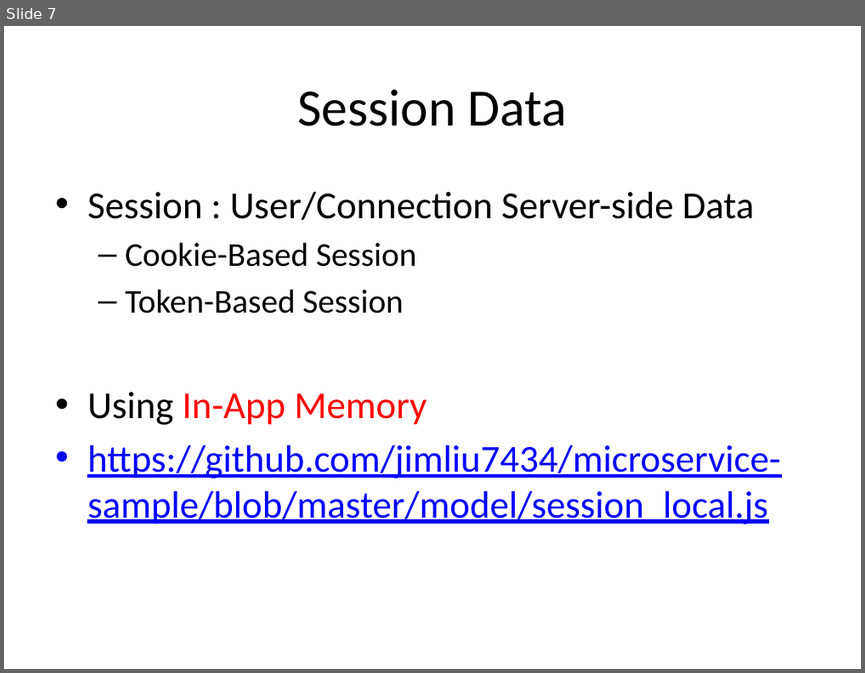
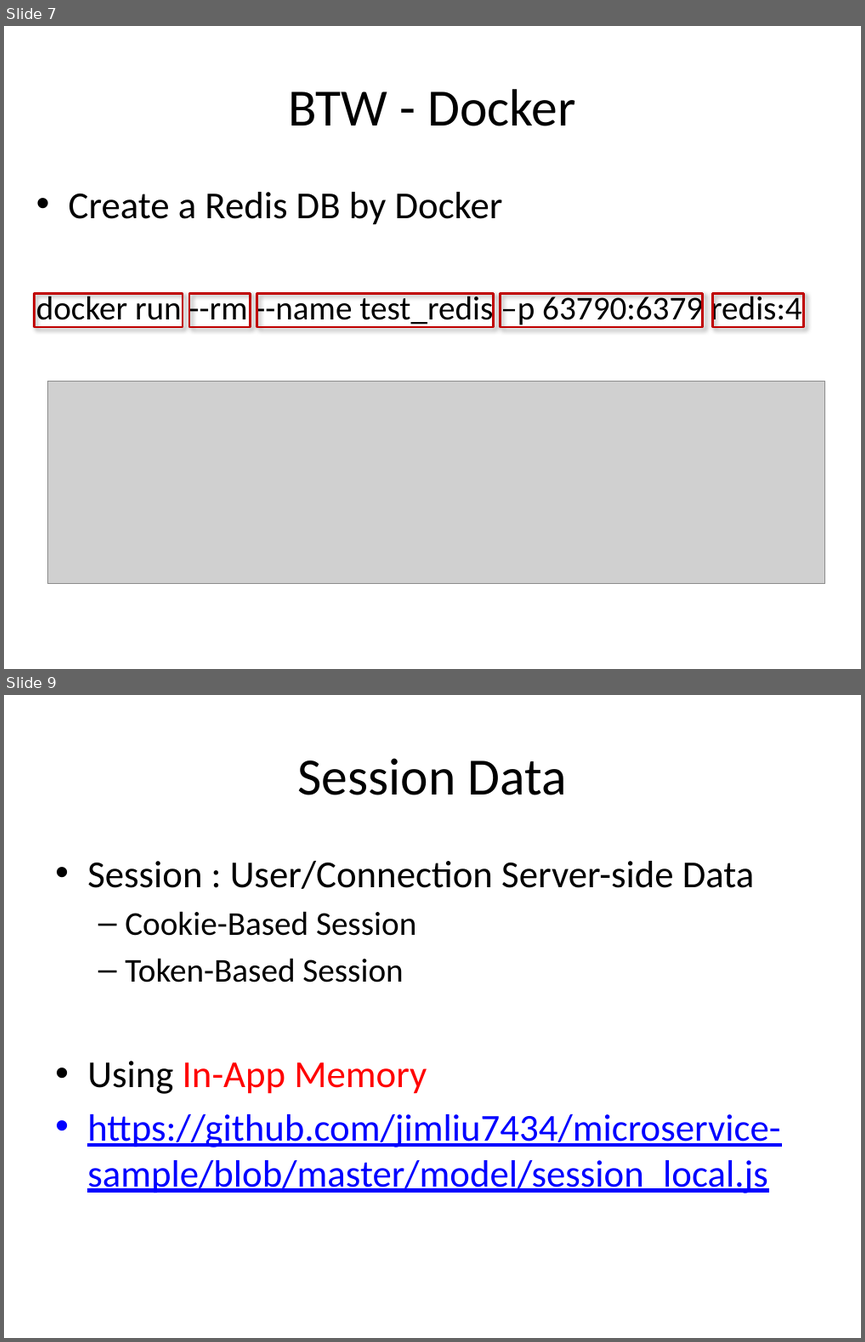
Before and after one commit to jimliu7434/microservice-sample, a slide deck: Microservice02.pptx. Shown one above the other, each under a label of ours: slide 7 before the commit, slides 7 and 9 after it; the slides between them are not shown. The pictures are 865x673 and 865x1342 pixels, drawn with LibreOffice and Linux fonts; fonts in the diff are those of the drawing; grey boxes stand for pictures. Boxes give left, top, right and bottom in pixels: in the first picture for what was removed or moved away, otherwise in the second. Text is boxed around its words. In the diff, an @@ line names an element or a change of style, - is before the commit and + after.

Commit message:
update pptx

```diff
--- a/Microservice02.pptx
+++ b/Microservice02.pptx
@@ slide 7 added at (4, 26, 861, 669), background #FFFFFF @@
@@ title added at (289, 89, 575, 126), 44 pt, text #000000 @@
+BTW - Docker
@@ text added at (36, 192, 802, 328), 28 pt, text #000000 @@
+• Create a Redis DB by Docker
+docker run --rm --name test_redis –p 63790:6379 redis:4
@@ rectangle added at (34, 293, 182, 327), outline #C00000 1.75 pt @@
@@ rectangle added at (190, 293, 250, 327), outline #C00000 1.75 pt @@
@@ rectangle added at (256, 293, 494, 327), outline #C00000 1.75 pt @@
@@ rectangle added at (500, 293, 703, 327), outline #C00000 1.75 pt @@
@@ rectangle added at (713, 293, 803, 327), outline #C00000 1.75 pt @@
@@ picture added at (47, 380, 825, 583) @@
@@ what was slide 7 is now slide 9 @@
```
Also in this commit, not shown: 2 other slides added, 1 slide removed, 1 other file.
